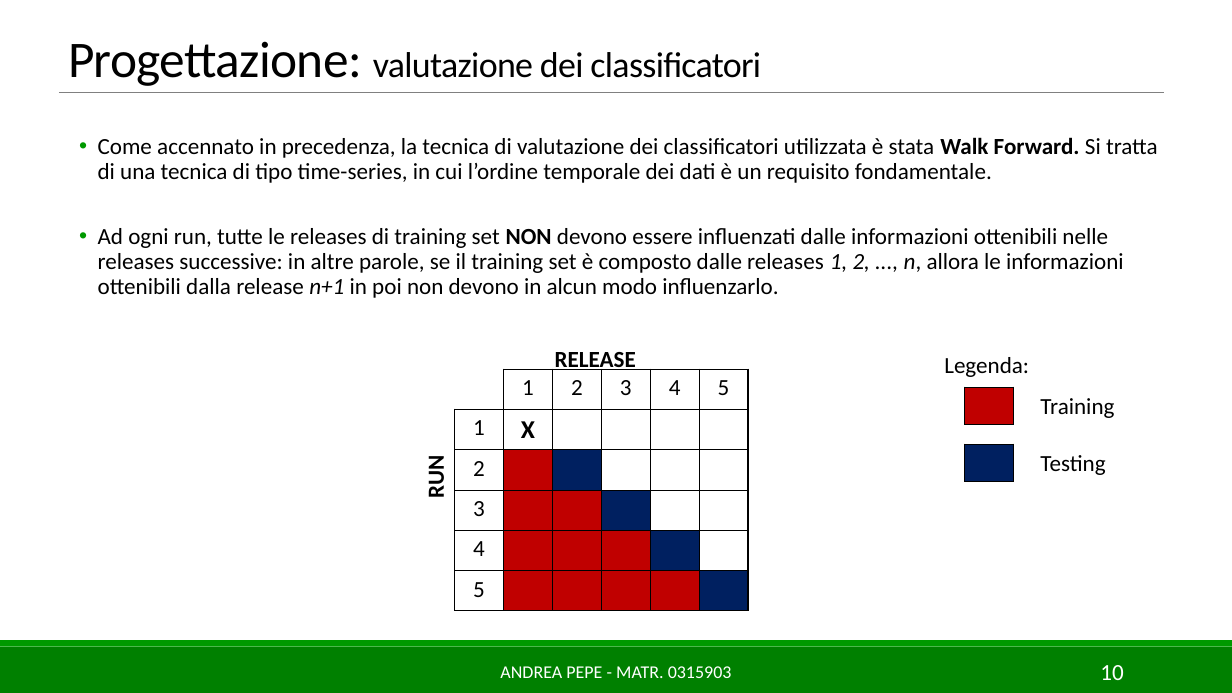
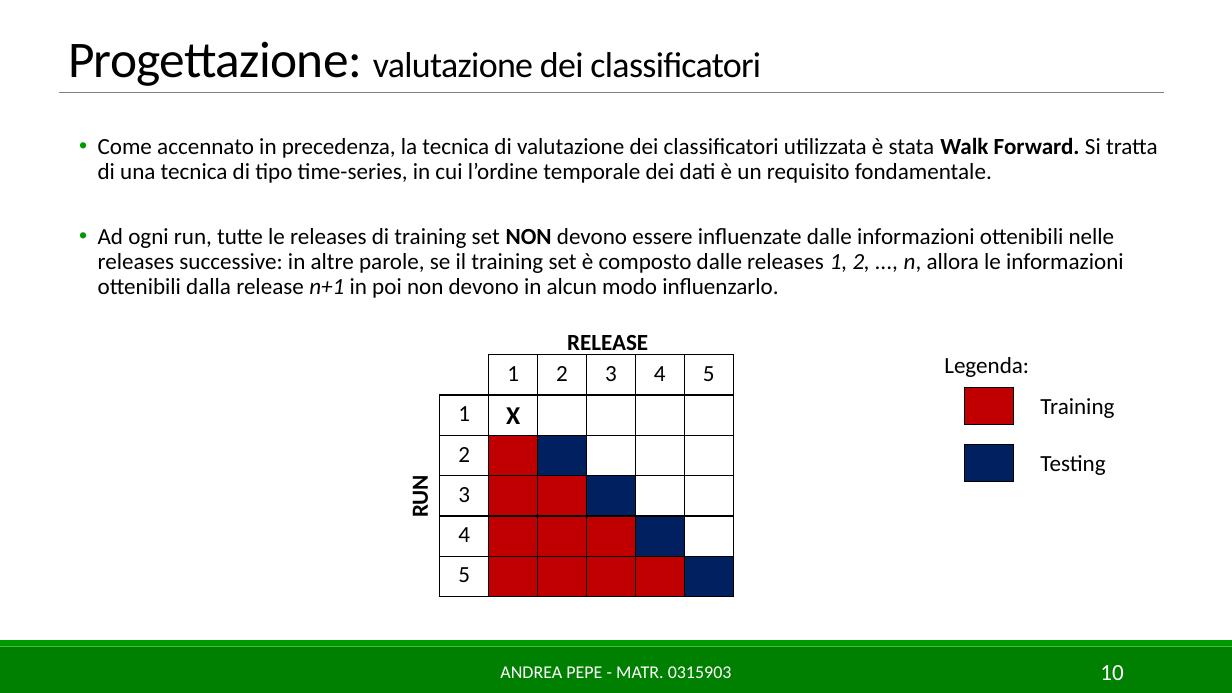
Before and after one commit to AndreaPepe/ISW2_Deliverables, a slide deck: slide 10 of ML/Slides/MLforSE_AndreaPepe_0315903.pptx. Drawn at 1232x693 pixels with LibreOffice and Linux fonts; fonts in the diff are those of the drawing. Boxes give left, top, right and bottom in pixels: in the first picture for what was removed or moved away, otherwise in the second. Text is boxed around its words. In the diff, an @@ line names an element or a change of style, - is before the commit and + after.

```diff
--- a/ML/Slides/MLforSE_AndreaPepe_0315903.pptx
+++ b/ML/Slides/MLforSE_AndreaPepe_0315903.pptx
@@ text at (98, 228, 1124, 298): text changed @@
-  • Ad ogni run, tutte le releases di training set NON devono essere influenzati dalle informazioni ottenibili nelle releases successive: in altre parole, se il training set è composto dalle releases 1, 2, ..., n, allora le informazioni ottenibili dalla release n+1 in poi non devono in alcun modo influenzarlo.
+  • Ad ogni run, tutte le releases di training set NON devono essere influenzate dalle informazioni ottenibili nelle releases successive: in altre parole, se il training set è composto dalle releases 1, 2, ..., n, allora le informazioni ottenibili dalla release n+1 in poi non devono in alcun modo influenzarlo.
@@ text "RELEASE": place and size @@
-text "RELEASE" at (555, 352, 636, 373)
+text "RELEASE" at (567, 335, 648, 357)
@@ table: place and size @@
-table at (455, 369, 749, 610)
+table at (440, 355, 734, 596)
@@ text "RUN": place and size @@
-text "RUN" at (422, 459, 450, 497)
+text "RUN" at (406, 479, 434, 516)
```
Also in this commit, not shown: 11 other slides changed, 1 other file.
